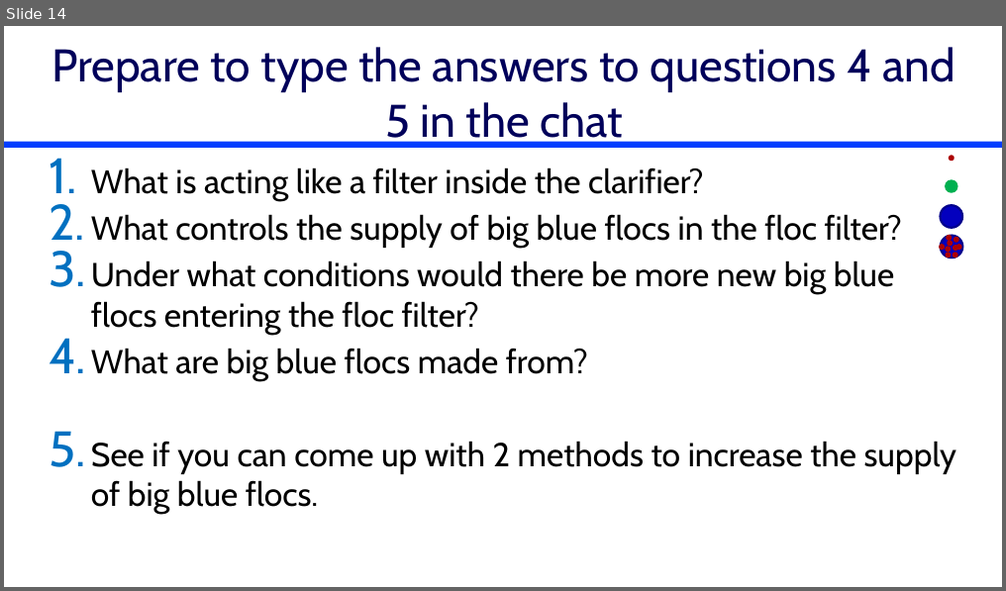
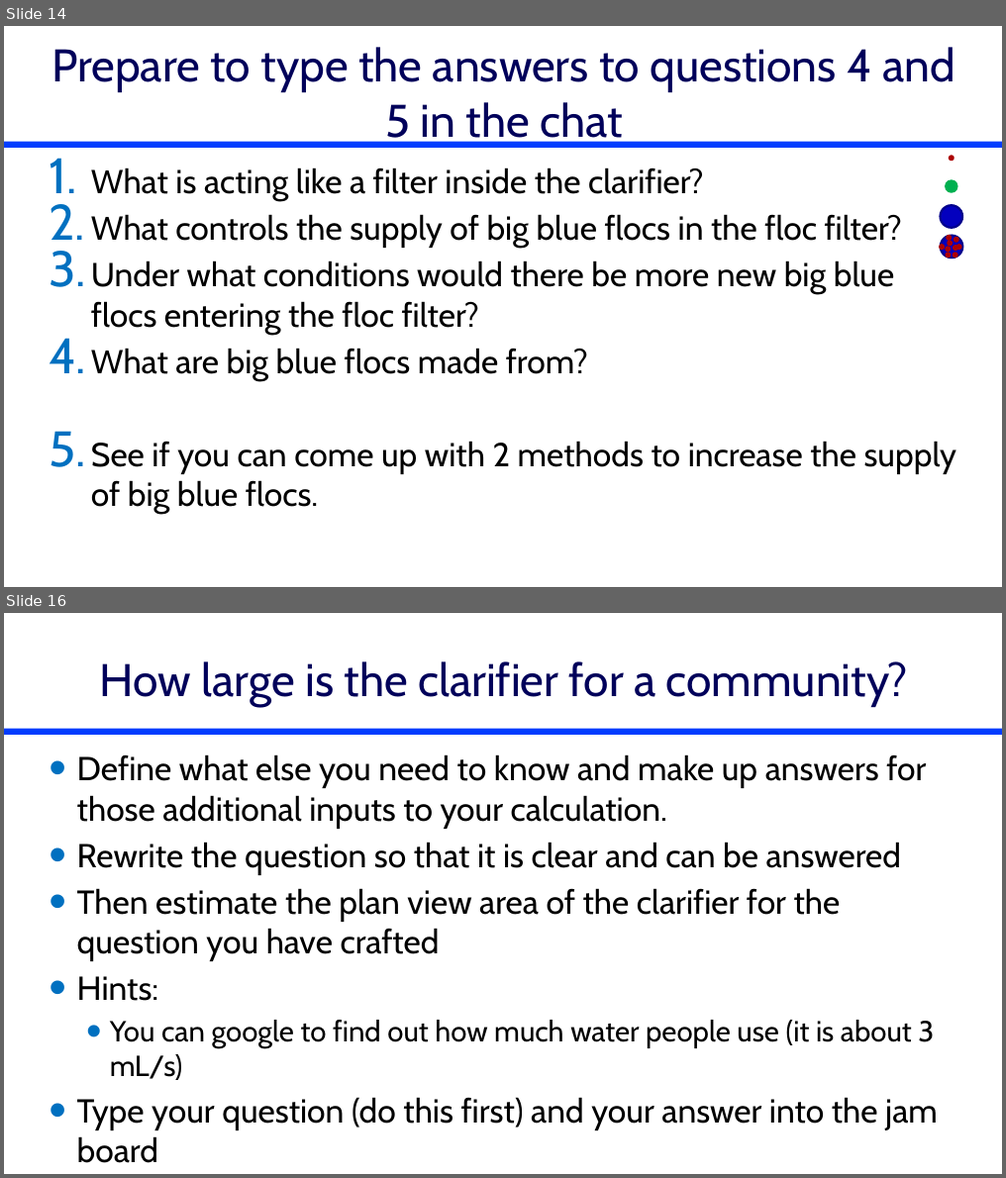
Before and after one commit to monroews/CEE4520Lectures, a slide deck: Discussions/Clarification Reflections.pptx. Shown one above the other, each under a label of ours: slide 14 before the commit, slides 14 and 16 after it; the slides between them are not shown. The pictures are 1006x591 and 1006x1178 pixels, drawn with LibreOffice and Linux fonts; fonts in the diff are those of the drawing. Boxes give left, top, right and bottom in pixels: in the first picture for what was removed or moved away, otherwise in the second. Text is boxed around its words. In the diff, an @@ line names an element or a change of style, - is before the commit and + after.

```diff
--- a/Discussions/Clarification Reflections.pptx
+++ b/Discussions/Clarification Reflections.pptx
@@ slide 16 added at <box>4,613,1002,1174</box>, background #FFFFFF; not listed: 1 template element that a slide beside it also shows @@
@@ title added at <box>100,662,908,707</box>, 44 pt, text #00005A @@
+How large is the clarifier for a community?
@@ text added at <box>77,755,938,1131</box>, 32 pt, text #000000 @@
+• Define what else you need to know and make up answers for those additional inputs to your calculation.
+• Rewrite the question so that it is clear and can be answered
+• Then estimate the plan view area of the clarifier for the question you have crafted
+• Hints:
+  • You can google to find out how much water people use (it is about 3 mL/s)
+• Type your question (do this first) and your answer into the jam board
```
Also in this commit, not shown: 1 other slide added, 1 other file.
